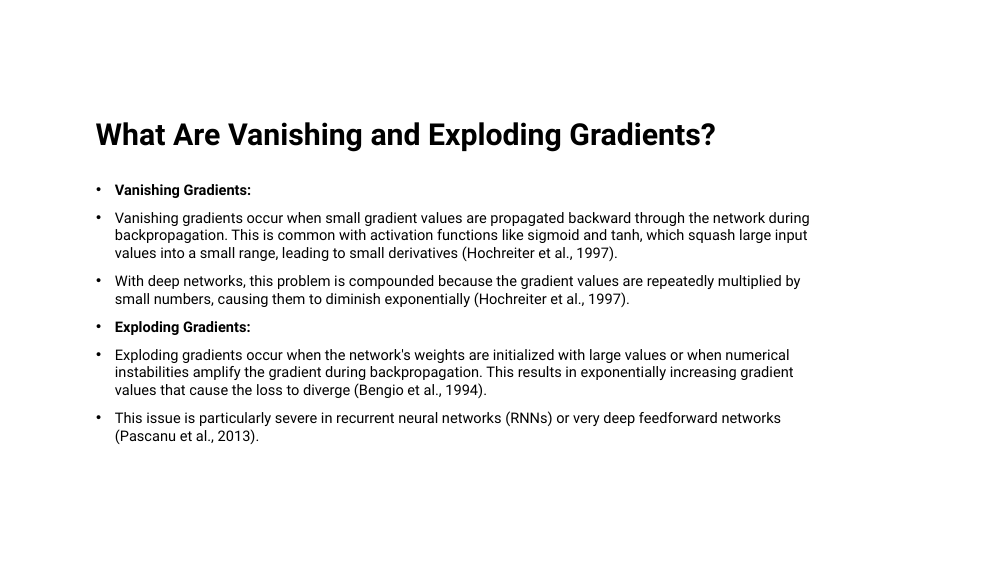
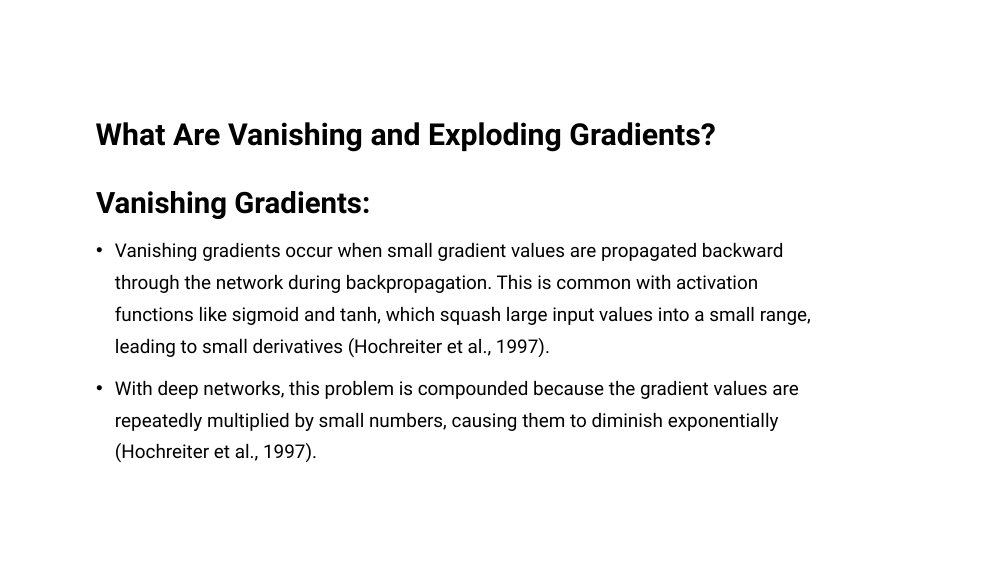
Before and after one commit to nazmul-nil/vanishing_gradients_tutorial_MLNN, a slide deck: slide 9 of tutorial/Vanishing_gradients.pptx (slide 4 before the commit). Drawn at 1008x567 pixels with LibreOffice and Linux fonts; fonts in the diff are those of the drawing. Boxes give left, top, right and bottom in pixels: in the first picture for what was removed or moved away, otherwise in the second. Text is boxed around its words. In the diff, an @@ line names an element or a change of style, - is before the commit and + after.

```diff
--- a/tutorial/Vanishing_gradients.pptx
+++ b/tutorial/Vanishing_gradients.pptx
@@ text "Vanishing Gradients:" at (96,191,811,462): size 13.9 to 28 pt in "Vanishing Gradients:"; size 13.9 to 18 pt; bullet • to none; line spacing 1 to 1.1; line spacing 1 to 1.4 @@
@@ text at (115,321,793,444): paragraphs removed @@
-• Exploding Gradients:
-• Exploding gradients occur when the network's weights are initialized with large values or when numerical instabilities amplify the gradient during backpropagation. This results in exponentially increasing gradient values that cause the loss to diverge (Bengio et al., 1994).
-• This issue is particularly severe in recurrent neural networks (RNNs) or very deep feedforward networks (Pascanu et al., 2013).
```
Also in this commit, not shown: 18 other slides changed, 10 slides added, 3 other files.
